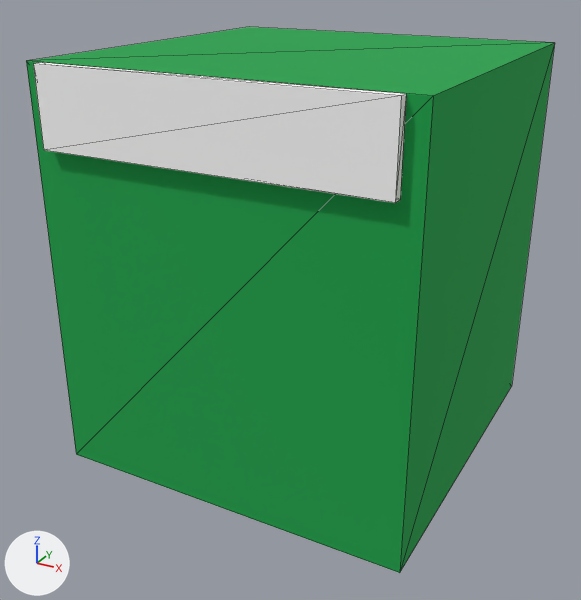
Two versions of the glTF model public/assets/models/environment/env_mpesa_kiosk_01.glb, one commit apart.
Camera for both pictures: a camera (50 mm lens) standing at (1.97, -3.83, 2.69) and looking at (-0.04, -0.17, 0.86). Arrows for +X, +Y and +Z are at lower left; the lights stay in place. The older version comes first. Mesh edges are drawn as thin lines. Where no turn or scale is listed for an object, it has been applied to the vertices.
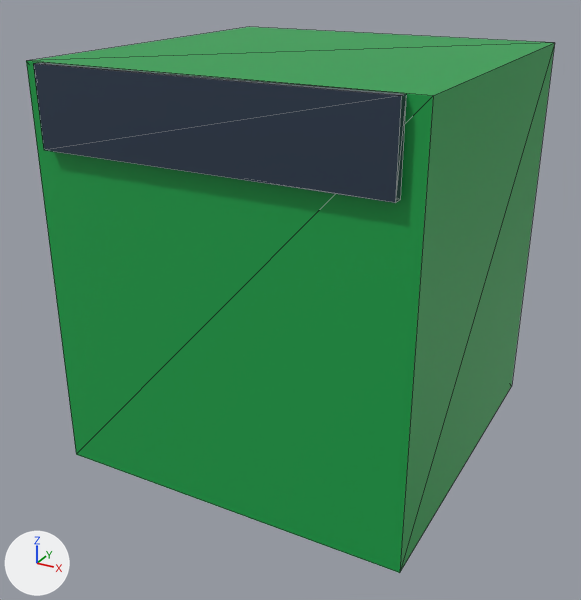
Location of each change, (x1, y1, x2, y2) in pixels of the pictures (581 x 600 px):
'Mesh_0', surface changed
    both: (30, 27, 555, 568)
'Mesh_1', recoloured, surface changed (white to dark blue)
    both: (33, 62, 406, 203)

Diff of the bpy script that builds the scene:
```diff
--- a/public/assets/models/environment/env_mpesa_kiosk_01.glb.py
+++ b/public/assets/models/environment/env_mpesa_kiosk_01.glb.py
@@ mat_material_0 @@
 mat_material_0.base_color = (0.00802, 0.366, 0.0685)  # green #16a34a
-mat_material_0.roughness = 1.0
@@ mat_material_1 @@
 mat_material_1 = principled_material('Material_1')
-mat_material_1.base_color = (1.0, 1.0, 1.0)  # white #ffffff
+mat_material_1.base_color = (0.063, 0.0908, 0.141)  # dark blue #475569
 mat_material_1.roughness = 1.0
+mat_material_1.metallic = 0.7
```
